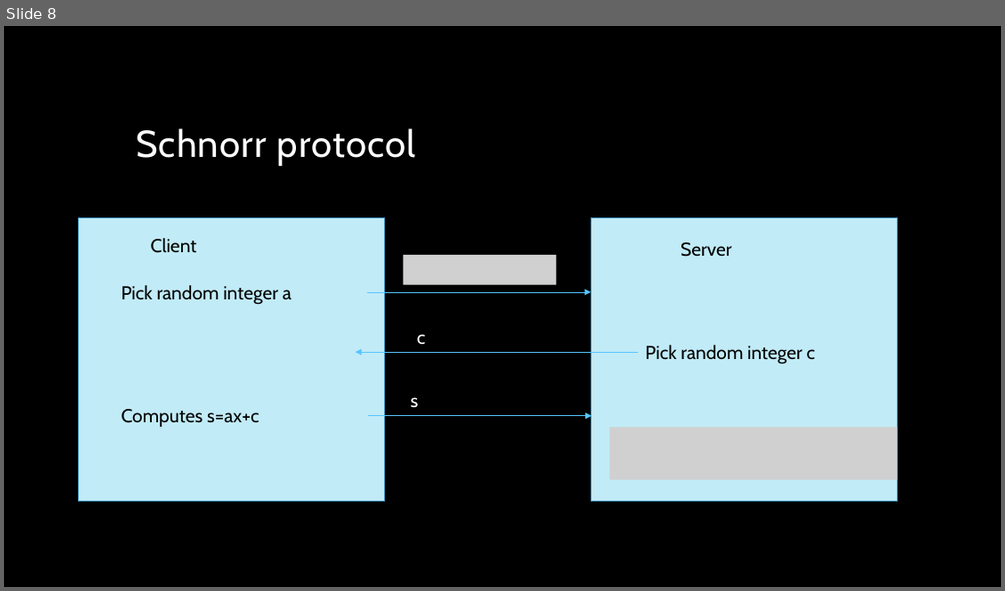
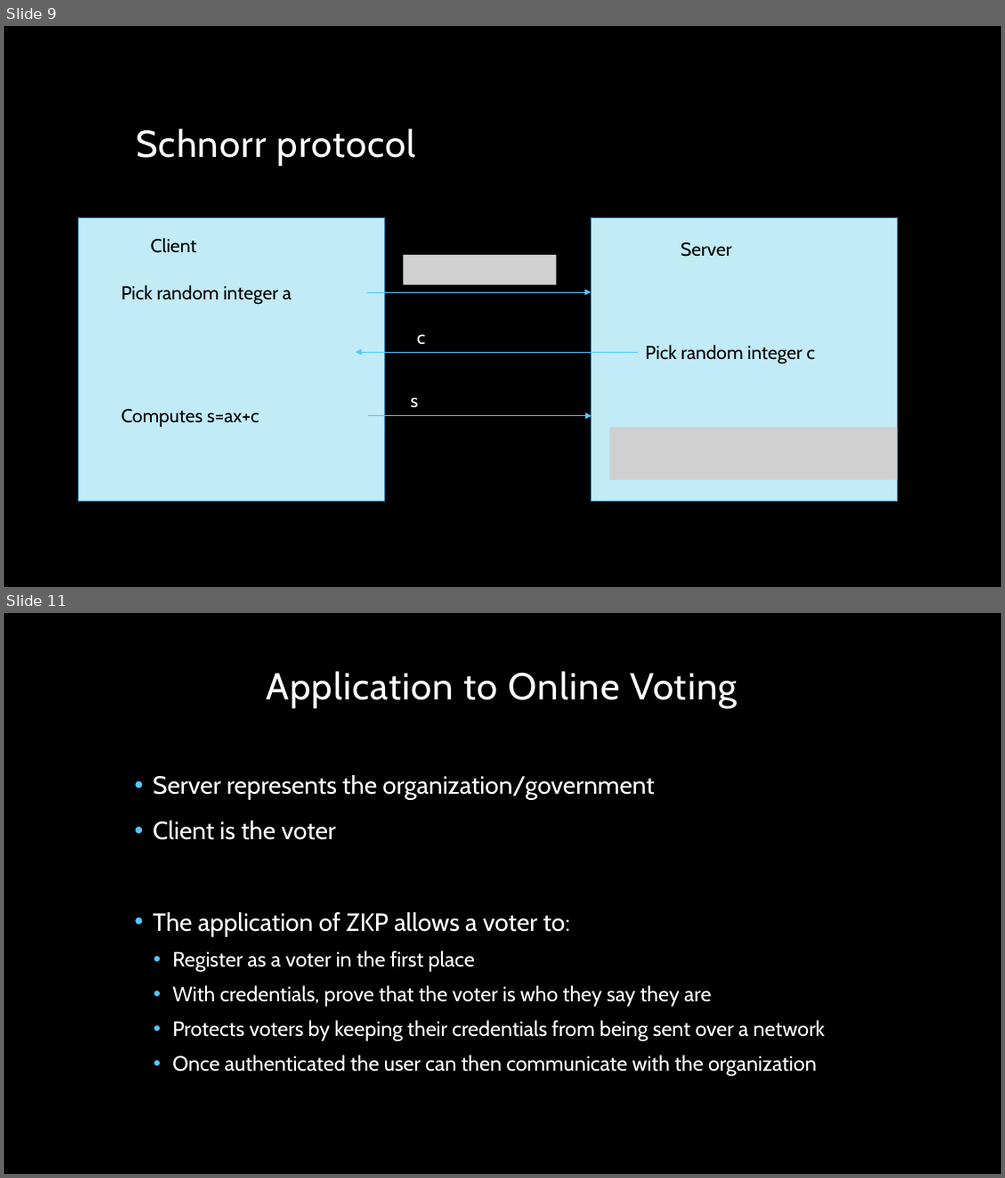
Before and after one commit to CoryBlack/ZeroKnowledge, a slide deck: Zero knowledge.pptx. Shown one above the other, each under a label of ours: slide 8 before the commit, slides 9 and 11 after it; the slides between them are not shown. The pictures are 1005x591 and 1005x1178 pixels, drawn with LibreOffice and Linux fonts; fonts in the diff are those of the drawing; grey boxes stand for pictures; background and template pictures are left out. Boxes give left, top, right and bottom in pixels: in the first picture for what was removed or moved away, otherwise in the second. Text is boxed around its words. In the diff, an @@ line names an element or a change of style, - is before the commit and + after.

```diff
--- a/Zero knowledge.pptx
+++ b/Zero knowledge.pptx
@@ slide 11 added at box(4, 613, 1001, 1174), background picture (left out) @@
@@ title added at box(266, 671, 736, 708), 36 pt, text #FFFFFF @@
+Application to Online Voting
@@ text added at box(153, 775, 825, 1076), 20 pt, text #FFFFFF @@
+• Server represents the organization/government
+• Client is the voter
+• The application of ZKP allows a voter to:
+  • Register as a voter in the first place
+  • With credentials, prove that the voter is who they say they are
+  • Protects voters by keeping their credentials from being sent over a network
+  • Once authenticated the user can then communicate with the organization
@@ what was slide 8 is now slide 9 @@
```
Also in this commit, not shown: 1 slide changed, 5 other slides added.
